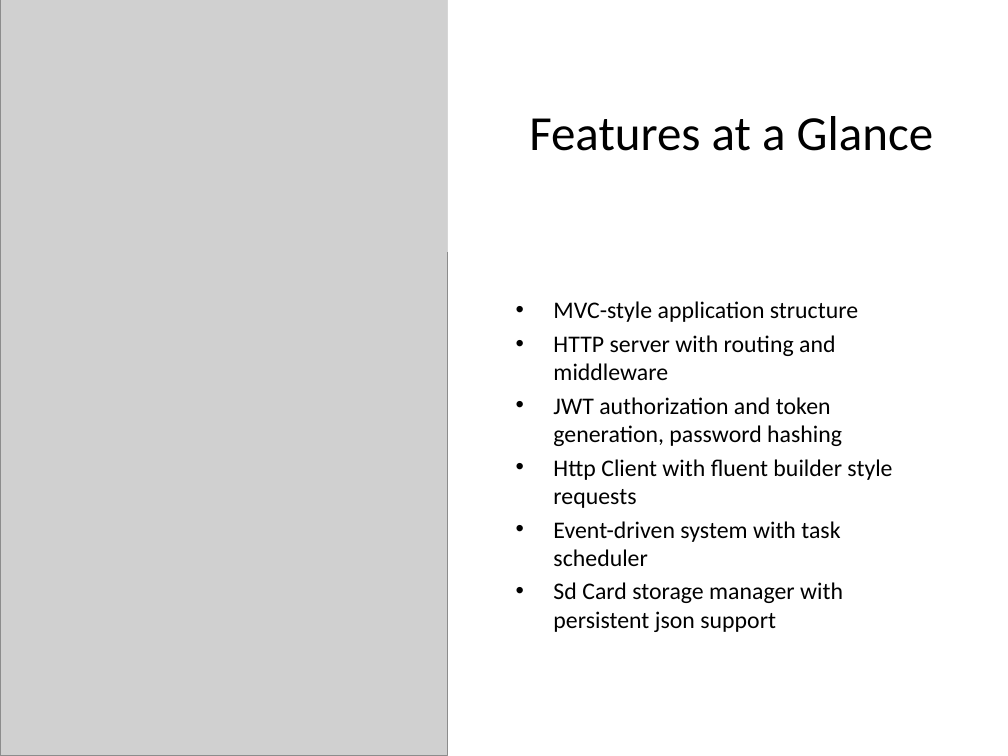
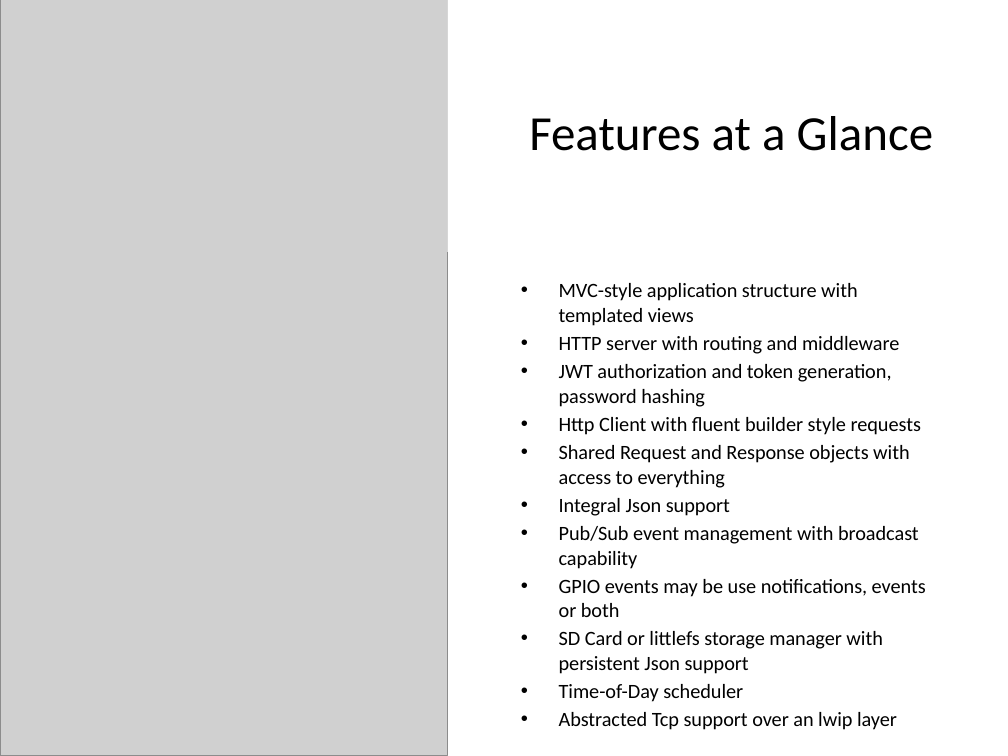
Before and after one commit to Pico-Framework/pico-framework, a slide deck: slide 5 of docs/picoframework_full_presentation_combined.pptx. Drawn at 1008x756 pixels with LibreOffice and Linux fonts; fonts in the diff are those of the drawing; grey boxes stand for pictures. Boxes give left, top, right and bottom in pixels: in the first picture for what was removed or moved away, otherwise in the second. Text is boxed around its words. In the diff, an @@ line names an element or a change of style, - is before the commit and + after.

```diff
--- a/docs/picoframework_full_presentation_combined.pptx
+++ b/docs/picoframework_full_presentation_combined.pptx
@@ text "MVC-style application structure with templated ...": place and size @@
-text "MVC-style application structure with templated ..." at [553,301,892,632]
+text "MVC-style application structure with templated ..." at [559,308,926,730]
@@ text at [559,308,694,326]: text changed; size 17 to 14.4 pt @@
-• MVC-style application structure
+• MVC-style application structure with templated views
@@ text at [559,336,921,435]: size 17 to 14.4 pt in "HTTP server with routing and middleware", "JWT authorization and token generation, password hashing", "Http Client with fluent builder style requests" @@
@@ text at [559,445,926,730]: text changed; size 17 to 14.4 pt @@
-• Event-driven system with task scheduler
-• Sd Card storage manager with persistent json support
+• Shared Request and Response objects with access to everything
+• Integral Json support
+• Pub/Sub event management with broadcast capability
+• GPIO events may be use notifications, events or both
+• SD Card or littlefs storage manager with persistent Json support
+• Time-of-Day scheduler
+• Abstracted Tcp support over an lwip layer
```
Also in this commit, not shown: 9 other slides changed, 1 slide added, 3 slides removed, 3 other files.
